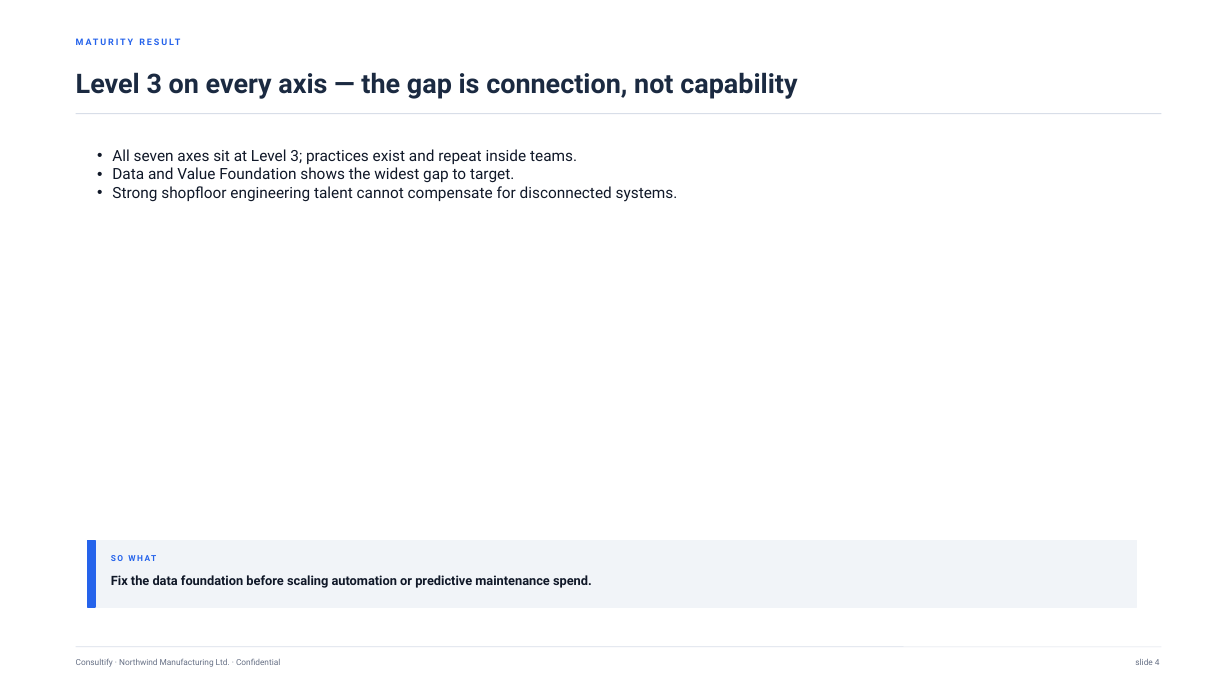
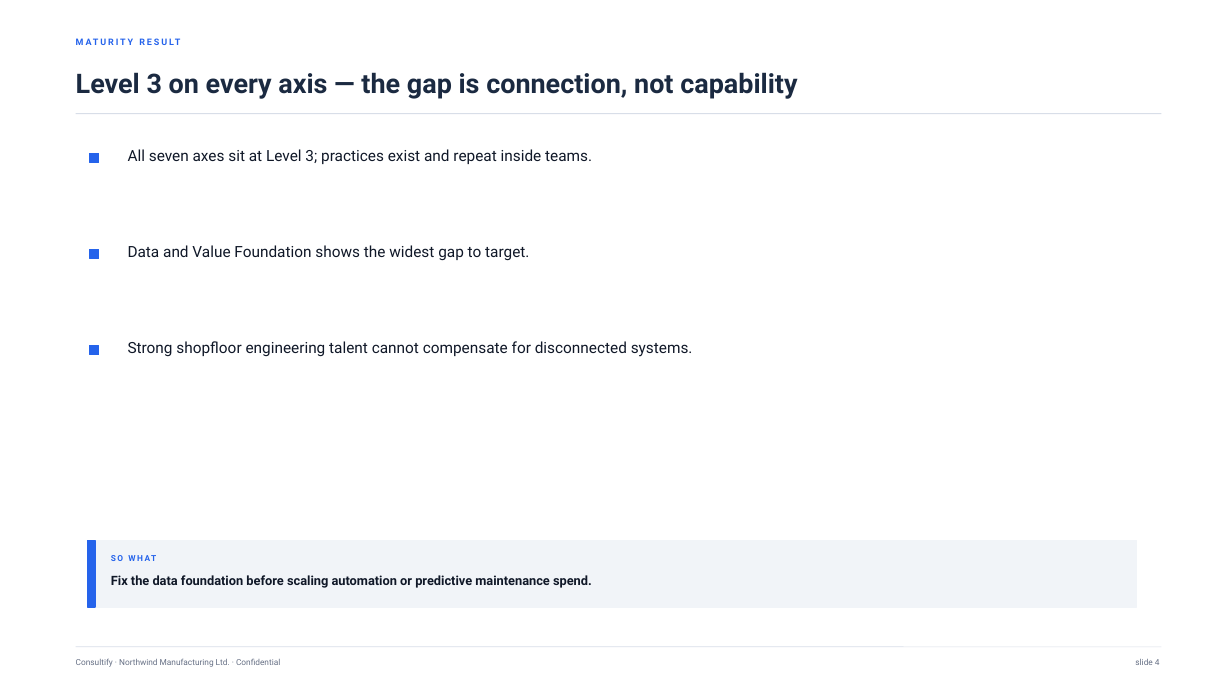
Before and after one commit to PiotrWisniewskiDBR77/consultify, a slide deck: slide 4 of docs/program/EXPORT_1_PPTX_20260916/dowody/northwind-board-deck.pptx. Drawn at 1232x693 pixels with LibreOffice and Linux fonts; fonts in the diff are those of the drawing. Boxes give left, top, right and bottom in pixels: in the first picture for what was removed or moved away, otherwise in the second. Text is boxed around its words. In the diff, an @@ line names an element or a change of style, - is before the commit and + after.

Commit message:
fix(export): preserve canvas sections and decimal chart data [B]

```diff
--- a/docs/program/EXPORT_1_PPTX_20260916/dowody/northwind-board-deck.pptx
+++ b/docs/program/EXPORT_1_PPTX_20260916/dowody/northwind-board-deck.pptx
@@ text at [112,149,577,164]: paragraph removed @@
-• All seven axes sit at Level 3; practices exist and repeat inside teams.
@@ text added at [128,149,592,164], 12 pt, text #101828 @@
+All seven axes sit at Level 3; practices exist and repeat inside teams.
@@ rectangle added at [90,153,99,163], fill #2563EB, outline #2563EB 1 pt @@
@@ text at [112,186,678,202]: paragraph removed @@
-• Strong shopfloor engineering talent cannot compensate for disconnected systems.
@@ rectangle added at [90,250,99,259], fill #2563EB, outline #2563EB 1 pt @@
@@ text "Data and Value Foundation shows ...": place and size @@
-text "Data and Value Foundation shows ..." at [112,149,678,202]
+text "Data and Value Foundation shows ..." at [128,245,529,261]
@@ text "Data and Value Foundation shows ..." at [128,245,529,261]: bullet • to none @@
@@ rectangle added at [90,346,99,355], fill #2563EB, outline #2563EB 1 pt @@
@@ text added at [128,341,693,357], 12 pt, text #101828 @@
+Strong shopfloor engineering talent cannot compensate for disconnected systems.
```
Also in this commit, not shown: 2 other slides changed, 13 other files.
